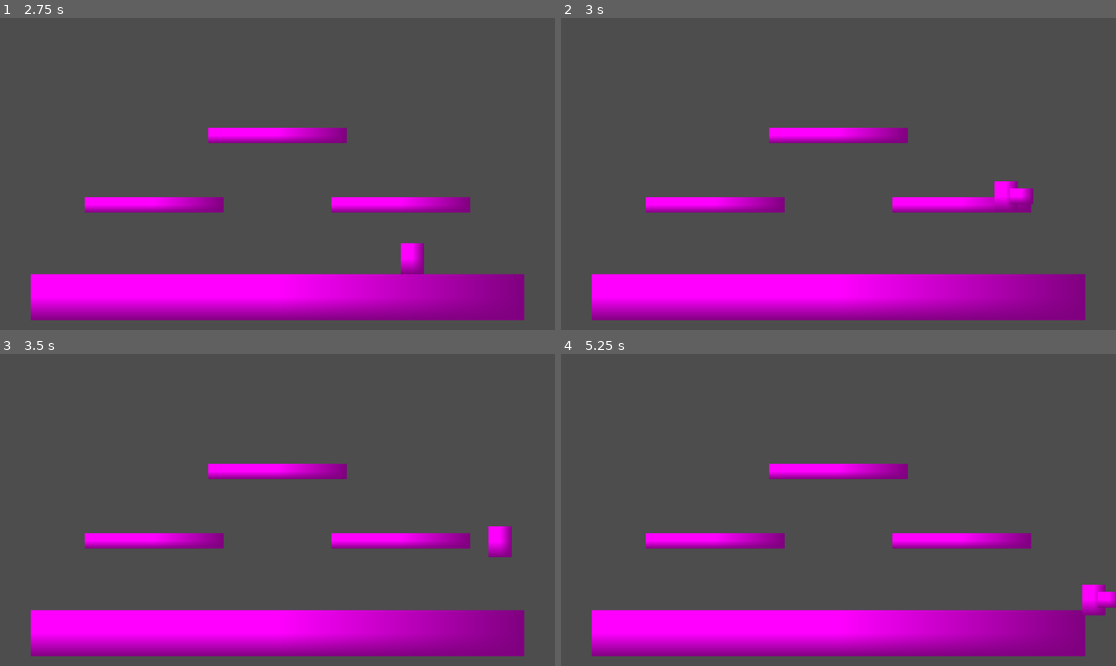
Above: before the commit, frames 1-4 (two rows, left to right).
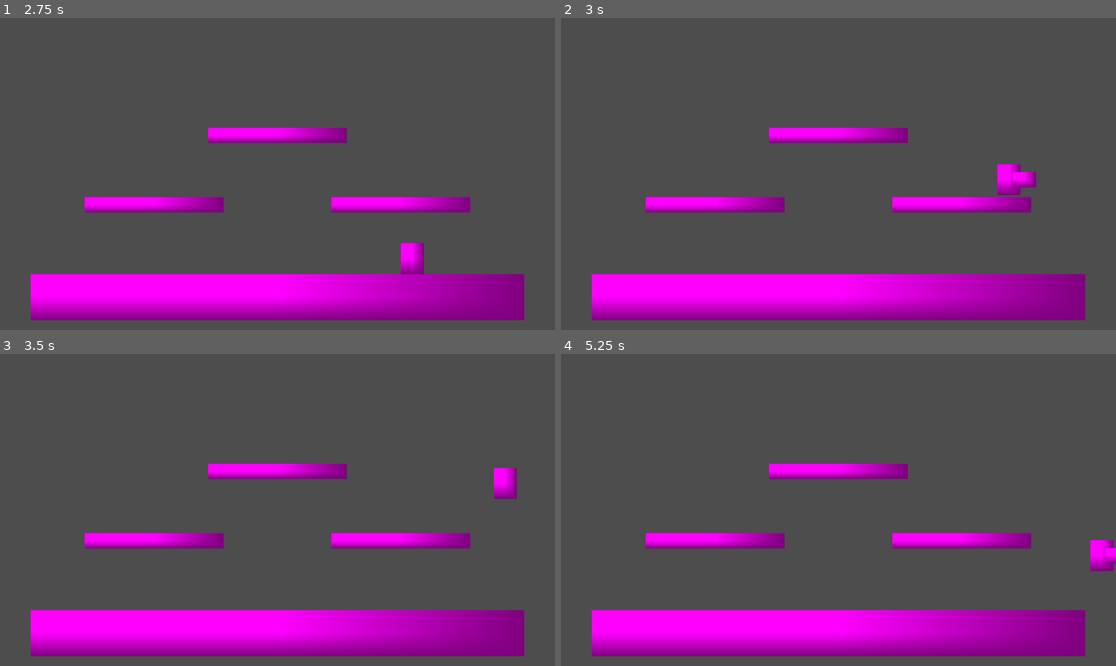
Above: after the commit, the same moments.

Repository: ima-cow/Fighting-game-adv-comp-sci
Game: Godot game, scene res://scenes/level_selector.tscn
Same seed, same stepped clock (60 frames per second), same inputs: the game is played once before the commit and once after it. The engine's default icon, where the game draws it, is replaced by a stand-in: a white triangle on a blue panel in a dark square.
Inputs (mouse positions are in pixels of both pictures, inside the frame that each line leads up to):
- Up to frame 1 (2.75 s): click (177, 167) at 0.5 s; click (177, 167) at 1.25 s; tap Enter at 2 s; hold D (move_right) from 2.03 s (still down); hold Space (jump) from 2.03 s (still down)
- Up to frame 2 (3 s): keep holding D (move_right); release Space (jump) at 2.78 s; tap H (grab) at 2.85 s
- Up to frame 3 (3.5 s): keep holding D (move_right); tap Space (jump) at 3.02, 3.05, 3.32 s
- Up to frame 4 (5.25 s): release D (move_right) at 3.53 s; hold A (move_left) 3.53-4.28 s; hold Space (jump) 3.53-4.28 s; tap U (jab) at 3.6 s; hold D (move_right) from 4.28 s (still down); tap K (smash) at 4.35 s; tap Space (jump) at 4.52, 4.55, 4.82 s; hold Space (jump) from 5.03 s (still down); tap I (special_1) at 5.1 s

Frame 1 is identical in both runs. In frame 2, 0.7% of the frame differs, in the area x 78-86%, y 46-60%; in frame 3, 0.8%; in frame 4, 1.0%, in the area x 93-100%, y 59-84%.

Commit message:
messing around w game feel

Diff:
--- a/scripts/player.gd
+++ b/scripts/player.gd
@@ -1,6 +1,7 @@
 extends CharacterBody2D
 
-const JUMP_VELOCITY := -400.0
+const JUMP_VELOCITY := -500.0
+const JUMP_MULTIPLIER := 3
 @export var speed := 400.0
 @export var health := 100.0
 var can_move := true
@@ -16,7 +17,7 @@
 	if can_move:
 		if Input.is_action_pressed("jump"):
 			if jump_holding_amount < 2:
-				jump_holding_amount += 4 * delta
+				jump_holding_amount += JUMP_MULTIPLIER * delta
 
 		if Input.is_action_just_released("jump") and is_on_floor():
 			velocity.y = JUMP_VELOCITY * jump_holding_amount
@@ -31,7 +32,7 @@
 		move_through_platform()
 		$MoveResolver.do_move(global_position)
 	else:
-		velocity.x *= 0.7
+		velocity.x *= 0.8
 
 	move_and_slide()
 
@@ -44,7 +45,7 @@
 	if get_slide_collision(0) != null:
 		first_recent_colision = get_slide_collision(0).get_collider()
 
-	if Input.is_action_just_pressed("move_down") and is_on_floor():
+	if Input.is_action_pressed("move_down") and is_on_floor():
 		if first_recent_colision.get_meta("is_platform"):
 			first_recent_colision.get_child(1).disabled = true
 			second_recent_colision = first_recent_colision
Not shown: 2 places in scenes/stages/big_hands_city.tscn that only renumber resources
